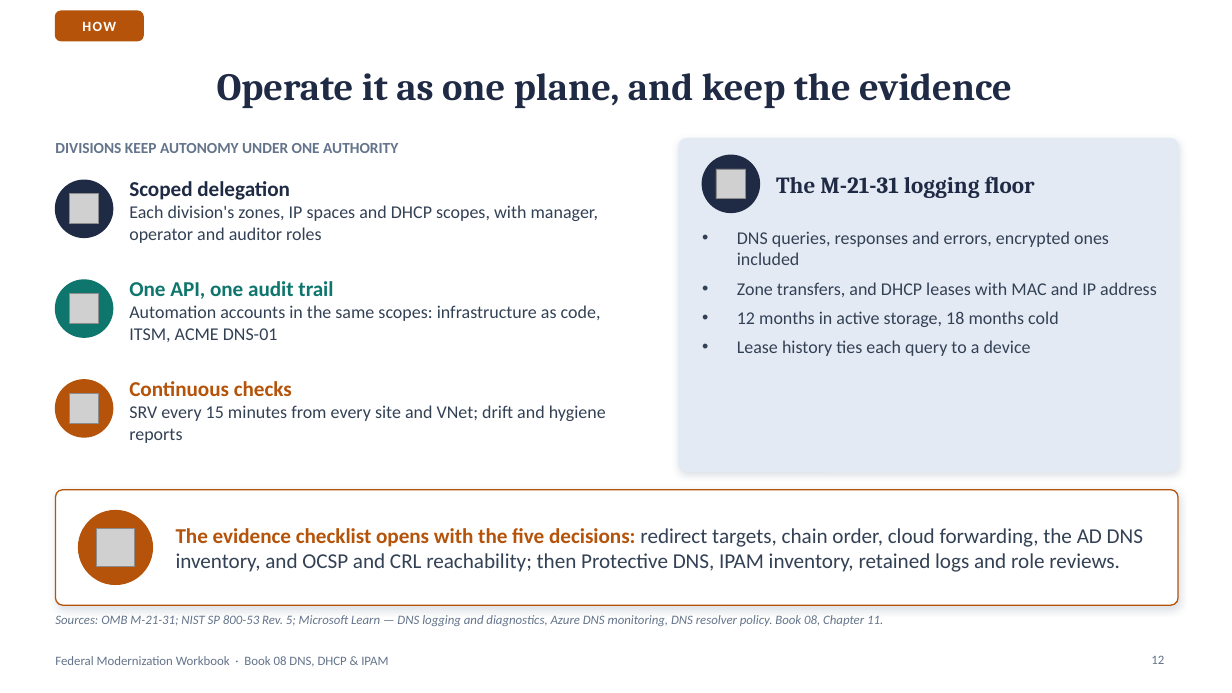
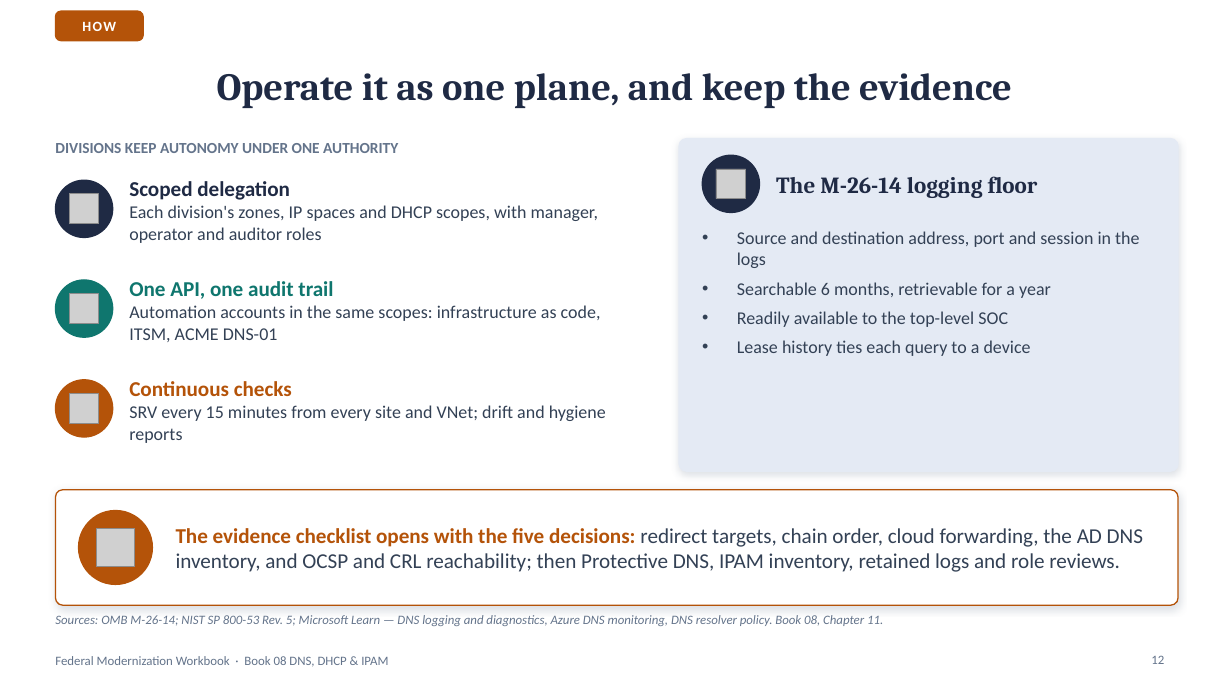
Before and after one commit to WhalerMike/modernization-workbook, a slide deck: slide 12 of presentations/b08-ddi/B08_DDI.pptx. Drawn at 1232x693 pixels with LibreOffice and Linux fonts; fonts in the diff are those of the drawing; grey boxes stand for pictures; background and template pictures are left out. Boxes give left, top, right and bottom in pixels: in the first picture for what was removed or moved away, otherwise in the second. Text is boxed around its words. In the diff, an @@ line names an element or a change of style, - is before the commit and + after.

```diff
--- a/presentations/b08-ddi/B08_DDI.pptx
+++ b/presentations/b08-ddi/B08_DDI.pptx
@@ text at <box>776,176,1038,198</box>: text changed @@
-The M-21-31 logging floor
+The M-26-14 logging floor
@@ text at <box>737,231,1139,327</box>: text changed @@
-• DNS queries, responses and errors, encrypted ones included
-• Zone transfers, and DHCP leases with MAC and IP address
-• 12 months in active storage, 18 months cold
+• Source and destination address, port and session in the logs
+• Searchable 6 months, retrievable for a year
+• Readily available to the top-level SOC
@@ text at <box>55,615,883,626</box>: text changed @@
-Sources: OMB M-21-31; NIST SP 800-53 Rev. 5; Microsoft Learn — DNS logging and diagnostics, Azure DNS monitoring, DNS resolver policy. Book 08, Chapter 11.
+Sources: OMB M-26-14; NIST SP 800-53 Rev. 5; Microsoft Learn — DNS logging and diagnostics, Azure DNS monitoring, DNS resolver policy. Book 08, Chapter 11.
```
Also in this commit, not shown: 2 other slides changed, 19 other files.
